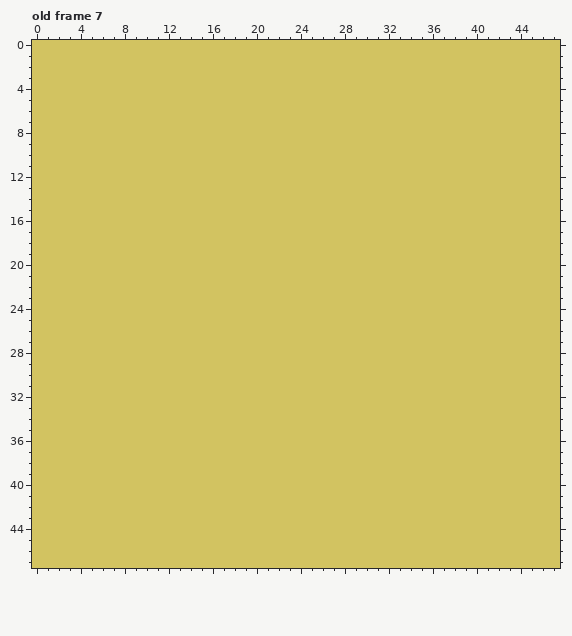
One commit to this pixel-art file: Assets/PlaceTown/Sprites/farm_tiles.ase. This is how it looked before the edit.
48x48 pixels, 7 frames. Shown: old frame 7. The commit also changed other frames, which this record leaves out.
And afterwards:
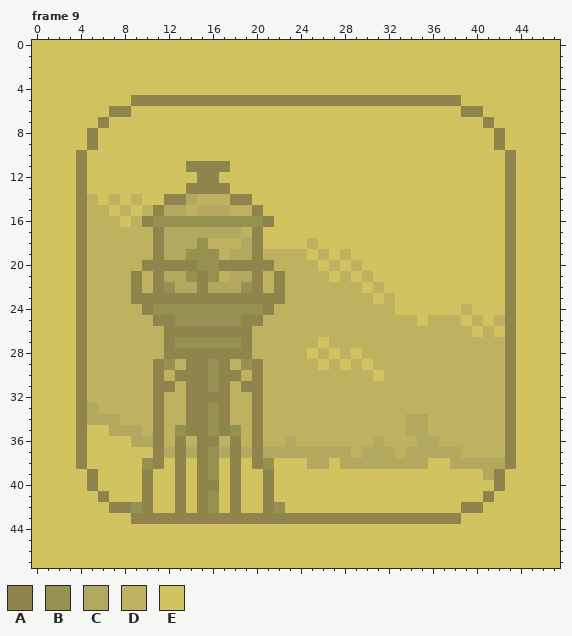
Palette (. is transparent): A #8f854c  B #969051  C #b3a860  D #beb260  E #d2c361
A new or re-ordered frame is compared with the old frame closest to it.
Changes in this commit:
frames 7 -> 9
Frame 9 is new; against old frame 7, layers "Layer 1", "Layer 3":
y 5: x 9..38 EEEEEEEEEEEEEEEEEEEEEEEEEEEEEE -> AAAAAAAAAAAAAAAAAAAAAAAAAAAAAA
y 6: x 7..8 EE -> AA; x 39..40 EE -> AA
y 7: x 6 E -> A; x 41 E -> A
y 8..9: x 5 E -> A; x 42 E -> A
y 10: x 4 E -> A; x 43 E -> A
y 11: x 4 E -> A; x 14..17 EEEE -> AAAA; x 43 E -> A
y 12: x 4 E -> A; x 15..16 EE -> AA; x 43 E -> A
y 13: x 4 E -> A; x 14..17 EEEE -> AAAA; x 43 E -> A
y 14: x 4..5 EE -> AD; x 7 E -> D; x 9 E -> D; x 12..19 EEEEEEEE -> AACDDDAA; x 43 E -> A
y 15: x 4..6 EEE -> ADD; x 8 E -> D; x 10..20 EEEEEEEEEEE -> DACCDCCCDDA; x 43 E -> A
y 16: x 4..7 EEEE -> ADDD; x 9..21 EEEEEEEEEEEEE -> DABBBBBBBBBBA; x 43 E -> A
y 17: x 4..20 EEEEEEEEEEEEEEEEE -> ADDDDDDACCCCCCCDA; x 43 E -> A
y 18: x 4..20 EEEEEEEEEEEEEEEEE -> ADDDDDDACCCBDDDCA; x 25 E -> D; x 43 E -> A
y 19: x 4..24 EEEEEEEEEEEEEEEEEEEEE -> ADDDDDDACCBBBDCCADDDD; x 26 E -> D; x 28 E -> D; x 43 E -> A
y 20: x 4..25 EEEEEEEEEEEEEEEEEEEEEE -> ADDDDDAAAAABBAAAAADDDD; x 27 E -> D; x 29 E -> D; x 43 E -> A
y 21: x 4..26 EEEEEEEEEEEEEEEEEEEEEEE -> ADDDDADACCBABDCCADADDDD; x 28 E -> D; x 30 E -> D; x 43 E -> A
y 22: x 4..29 EEEEEEEEEEEEEEEEEEEEEEEEEE -> ADDDDADABCCACCCBADADDDDDDD; x 31 E -> D; x 43 E -> A
y 23: x 4..30 EEEEEEEEEEEEEEEEEEEEEEEEEEE -> ADDDDAAAAAAAAAAAAAADDDDDDDD; x 32 E -> D; x 43 E -> A
y 24: x 4..32 EEEEEEEEEEEEEEEEEEEEEEEEEEEEE -> ADDDDDABBBBBBBBBBADDDDDDDDDDD; x 39 E -> D; x 43 E -> A
y 25: x 4..34 EEEEEEEEEEEEEEEEEEEEEEEEEEEEEEE -> ADDDDDDAABBBBBBAADDDDDDDDDDDDDD; x 36..38 EEE -> DDD; x 40 E -> D; x 42..43 EE -> DA
y 26: x 4..39 EEEEEEEEEEEEEEEEEEEEEEEEEEEEEEEEEEEE -> ADDDDDDDAAAAAAAADDDDDDDDDDDDDDDDDDDD; x 41 E -> D; x 43 E -> A
y 27: x 4..25 EEEEEEEEEEEEEEEEEEEEEE -> ADDDDDDDABBBBBBADDDDDD; x 27..43 EEEEEEEEEEEEEEEEE -> DDDDDDDDDDDDDDDDA
y 28: x 4..24 EEEEEEEEEEEEEEEEEEEEE -> ADDDDDDDAAAAAAAADDDDD; x 26 E -> D; x 28 E -> D; x 30..43 EEEEEEEEEEEEEE -> DDDDDDDDDDDDDA
y 29: x 4..25 EEEEEEEEEEEEEEEEEEEEEE -> ADDDDDDABDAABADBADDDDD; x 27 E -> D; x 29 E -> D; x 31..43 EEEEEEEEEEEEE -> DDDDDDDDDDDDA
y 30: x 4..30 EEEEEEEEEEEEEEEEEEEEEEEEEEE -> ADDDDDDADAAABAADADDDDDDDDDD; x 32..43 EEEEEEEEEEEE -> DDDDDDDDDDDA
y 31: x 4..43 EEEEEEEEEEEEEEEEEEEEEEEEEEEEEEEEEEEEEEEE -> ADDDDDDAADAABADAADDDDDDDDDDDDDDDDDDDDDDA
y 32: x 4..43 EEEEEEEEEEEEEEEEEEEEEEEEEEEEEEEEEEEEEEEE -> ADDDDDDADDAAAADDADDDDDDDDDDDDDDDDDDDDDDA
y 33: x 4..43 EEEEEEEEEEEEEEEEEEEEEEEEEEEEEEEEEEEEEEEE -> ACDDDDDADDAABADDADDDDDDDDDDDDDDDDDDDDDDA
y 34: x 4..43 EEEEEEEEEEEEEEEEEEEEEEEEEEEEEEEEEEEEEEEE -> ACCCDDDADDAABADDADDDDDDDDDDDDDCCDDDDDDDA
y 35: x 4 E -> A; x 7..43 EEEEEEEEEEEEEEEEEEEEEEEEEEEEEEEEEEEEE -> CCCDADBAABABDADDDDDDDDDDDDDCCDDDDDDDA
y 36: x 4 E -> A; x 9..43 EEEEEEEEEEEEEEEEEEEEEEEEEEEEEEEEEEE -> CCADADAADADADDCDDDDDDDCDDDCCDDDDDDA
y 37: x 4 E -> A; x 11..43 EEEEEEEEEEEEEEEEEEEEEEEEEEEEEEEEE -> ACACABCACACCCCCCCCDCCCDCCCCCDDDDA
y 38: x 4 E -> A; x 10..11 EE -> BA; x 13 E -> A; x 15..16 EE -> AB; x 18 E -> A; x 20..21 EE -> AB; x 25..26 EE -> CC; x 28..35 EEEEEEEE -> CCCCCCCC; x 38..43 EEEEEE -> CCCCCA
y 39: x 5 E -> A; x 10 E -> A; x 13 E -> A; x 15..16 EE -> AB; x 18 E -> A; x 21 E -> A; x 41..42 EE -> CA
y 40: x 5 E -> A; x 10 E -> A; x 13 E -> A; x 15..16 EE -> AA; x 18 E -> A; x 21 E -> A; x 42 E -> A
y 41: x 6 E -> A; x 10 E -> A; x 13 E -> A; x 15..16 EE -> AB; x 18 E -> A; x 21 E -> A; x 41 E -> A
y 42: x 7..10 EEEE -> AABA; x 13 E -> A; x 15..16 EE -> AB; x 18 E -> A; x 21..22 EE -> AB; x 39..40 EE -> AA
y 43: x 9..38 EEEEEEEEEEEEEEEEEEEEEEEEEEEEEE -> AAAAAAAAAAAAAAAAAAAAAAAAAAAAAA
Boxes around the changes in both pictures, in picture pixels (x1, y1, x2, y2):
changed: (76, 95, 516, 524)
